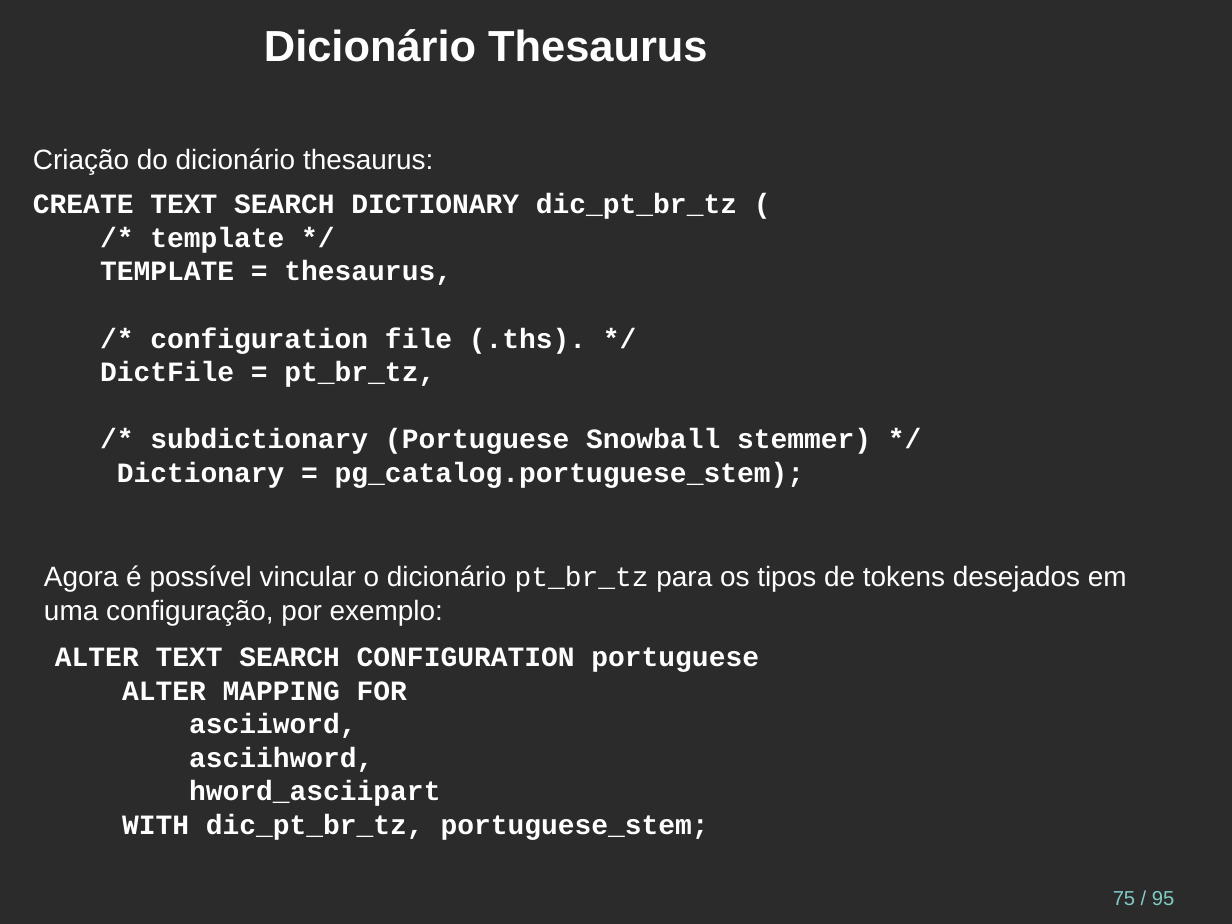
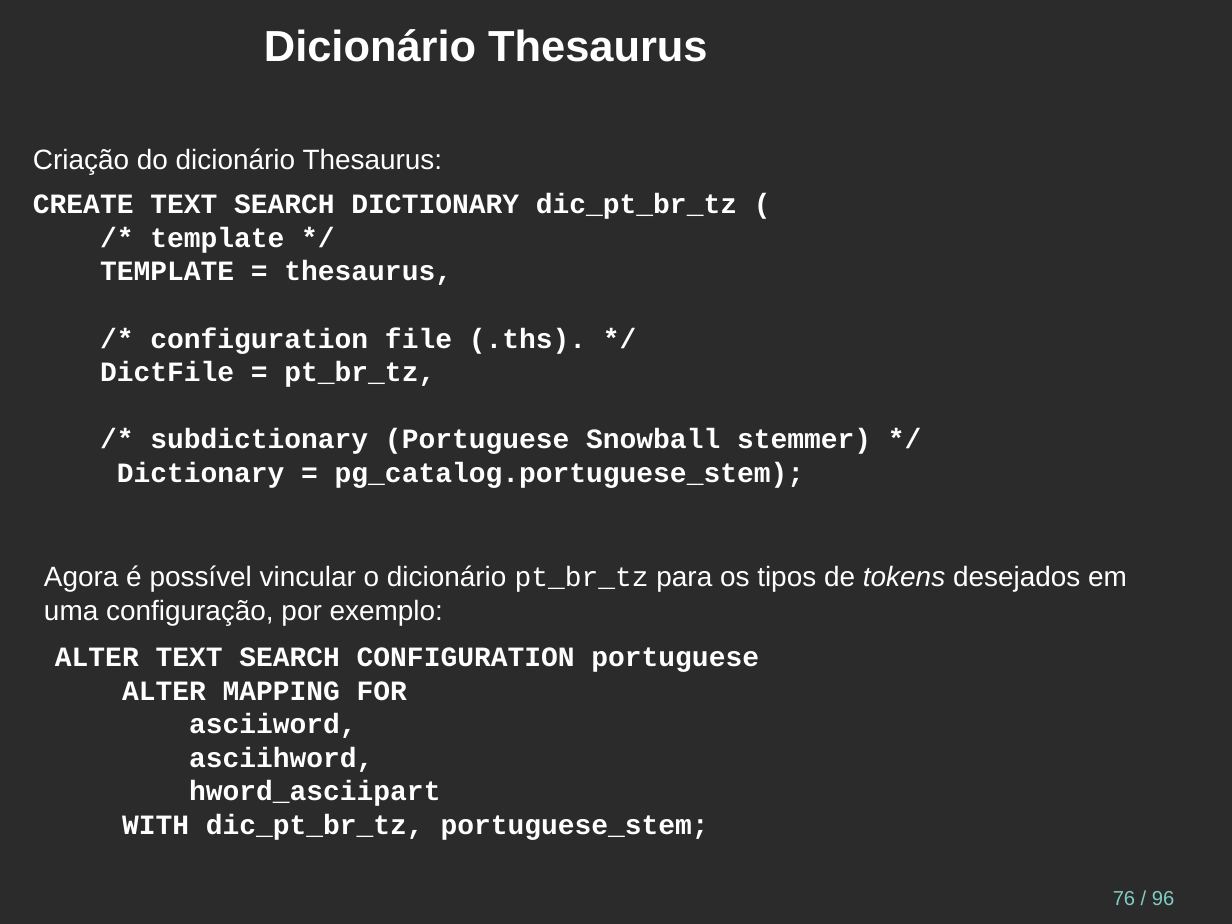
Before and after one commit to juliano777/db_fts, a slide deck: slide 76 of fts_pt-br.odp (slide 75 before the commit). Drawn at 1232x924 pixels with LibreOffice and Linux fonts; fonts in the diff are those of the drawing; background and template pictures are left out; a plain dark background stands for a picture behind light text. Boxes give left, top, right and bottom in pixels: in the first picture for what was removed or moved away, otherwise in the second. Text is boxed around its words. In the diff, an @@ line names an element or a change of style, - is before the commit and + after.

```diff
--- a/fts_pt-br.odp
+++ b/fts_pt-br.odp
@@ text at (33, 148, 443, 175): text changed @@
-Criação do dicionário thesaurus:
+Criação do dicionário Thesaurus:
@@ text "Agora é possível vincular o ..." at (44, 565, 1127, 625): italic on in "tokens" @@
@@ page number at (1113, 891, 1174, 905): text changed @@
-75 / 95
+76 / 96
```
Also in this commit, not shown: 8 other slides changed, 2 slides added, 1 slide removed.
